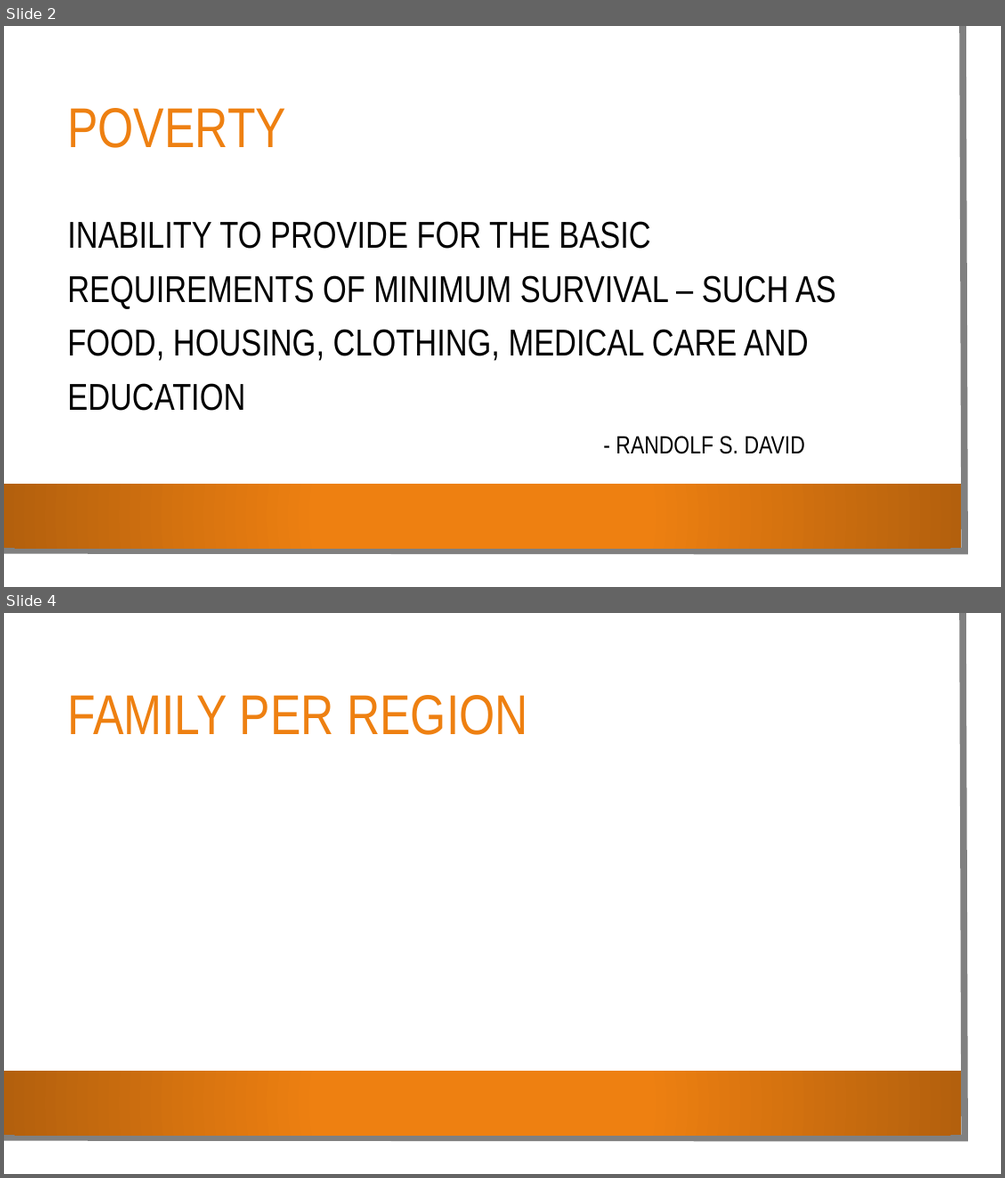
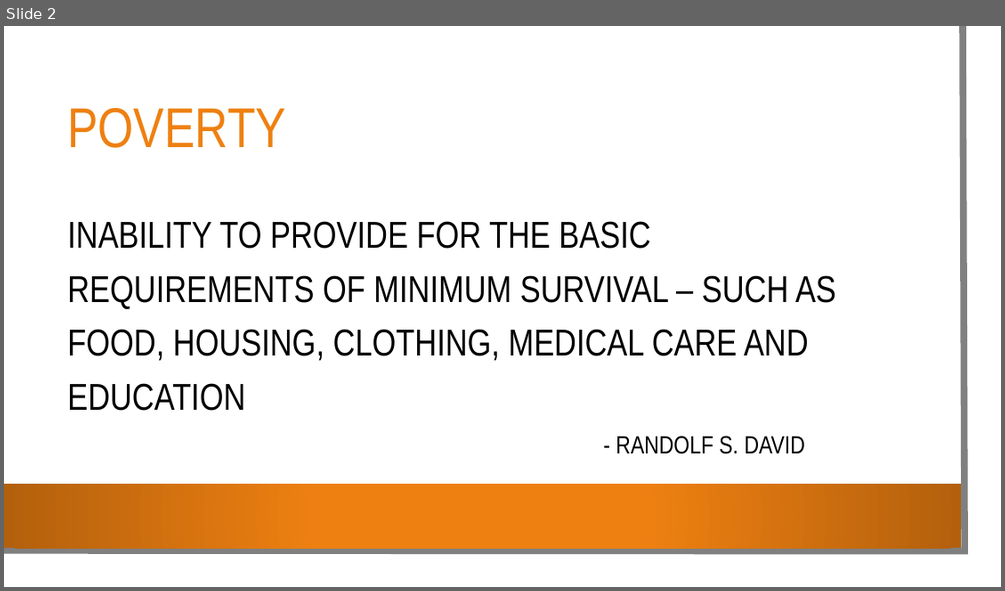
Before and after one commit to jcheramia7/IBMDESC-Poverty, a slide deck: Documentation/Poverty.pptx. Shown one above the other, each under a label of ours: slides 2 and 4 before the commit, slide 2 after it; the slides between them are not shown. The pictures are 1005x1178 and 1005x591 pixels, drawn with LibreOffice and Linux fonts; fonts in the diff are those of the drawing; background and template pictures are left out. Boxes give left, top, right and bottom in pixels: in the first picture for what was removed or moved away, otherwise in the second. Text is boxed around its words. In the diff, an @@ line names an element or a change of style, - is before the commit and + after.

```diff
--- a/Documentation/Poverty.pptx
+++ b/Documentation/Poverty.pptx
@@ slide 4 removed at bbox=[4, 613, 1001, 1174], background picture (left out); not listed: 3 template elements that a slide beside it also shows @@
@@ title removed at bbox=[67, 695, 528, 735] @@
-FAMILY PER REGION
```
Also in this commit, not shown: 12 slides added, 8 other slides removed, 1 other file.
